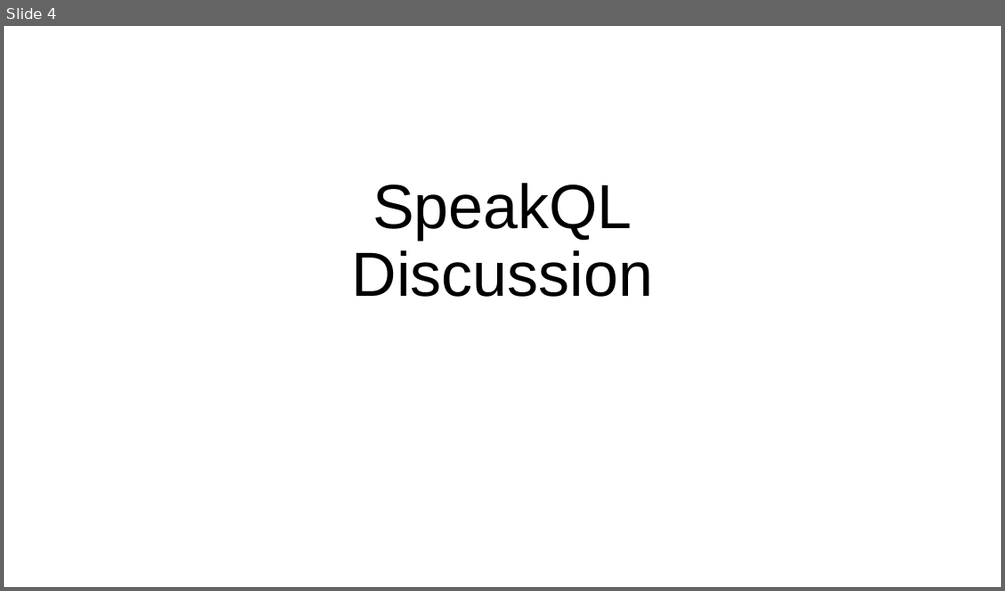
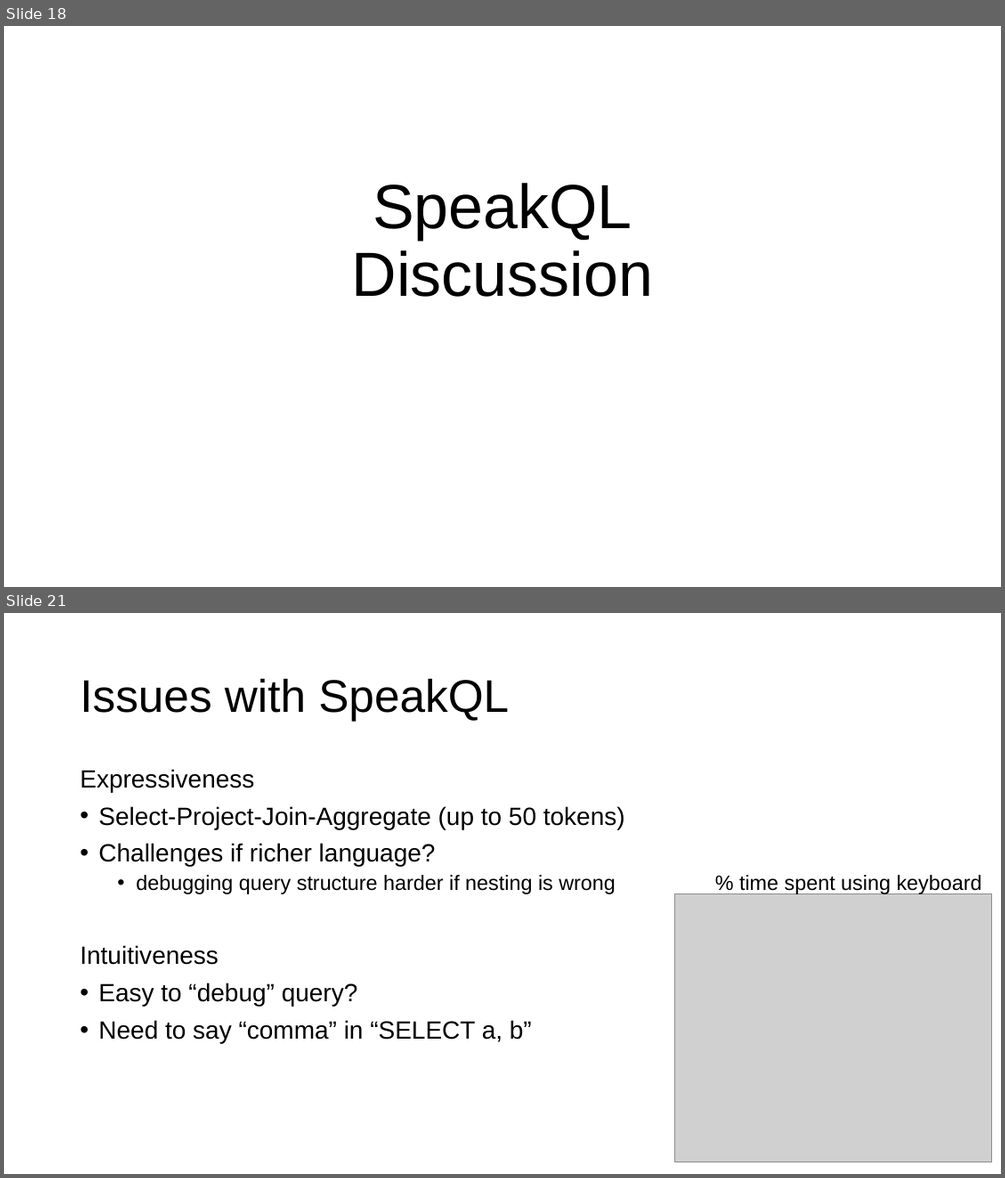
Before and after one commit to columbiaviz/columbiaviz.github.io, a slide deck: 2020s_w6998/lecs/08_modalities.pptx. Shown one above the other, each under a label of ours: slide 4 before the commit, slides 18 and 21 after it; the slides between them are not shown. The pictures are 1005x591 and 1005x1178 pixels, drawn with LibreOffice and Linux fonts; fonts in the diff are those of the drawing; grey boxes stand for pictures. Boxes give left, top, right and bottom in pixels: in the first picture for what was removed or moved away, otherwise in the second. Text is boxed around its words. In the diff, an @@ line names an element or a change of style, - is before the commit and + after.

```diff
--- a/2020s_w6998/lecs/08_modalities.pptx
+++ b/2020s_w6998/lecs/08_modalities.pptx
@@ slide 21 added at box(4, 613, 1001, 1174), background #FFFFFF @@
@@ title added at box(80, 678, 509, 721), 44 pt, text #000000 @@
+Issues with SpeakQL
@@ text added at box(80, 769, 625, 1043), 24 pt, text #000000 @@
+Expressiveness
+• Select-Project-Join-Aggregate (up to 50 tokens)
+• Challenges if richer language?
+  • debugging query structure harder if nesting is wrong
+Intuitiveness
+• Easy to “debug” query?
+• Need to say “comma” in “SELECT a, b”
@@ text added at box(739, 875, 982, 895), 20 pt, text #000000 @@
+% time spent using keyboard
@@ picture added at box(675, 893, 992, 1161) @@
@@ what was slide 4 is now slide 18 @@
```
Also in this commit, not shown: 1 slide changed, 16 other slides added.
